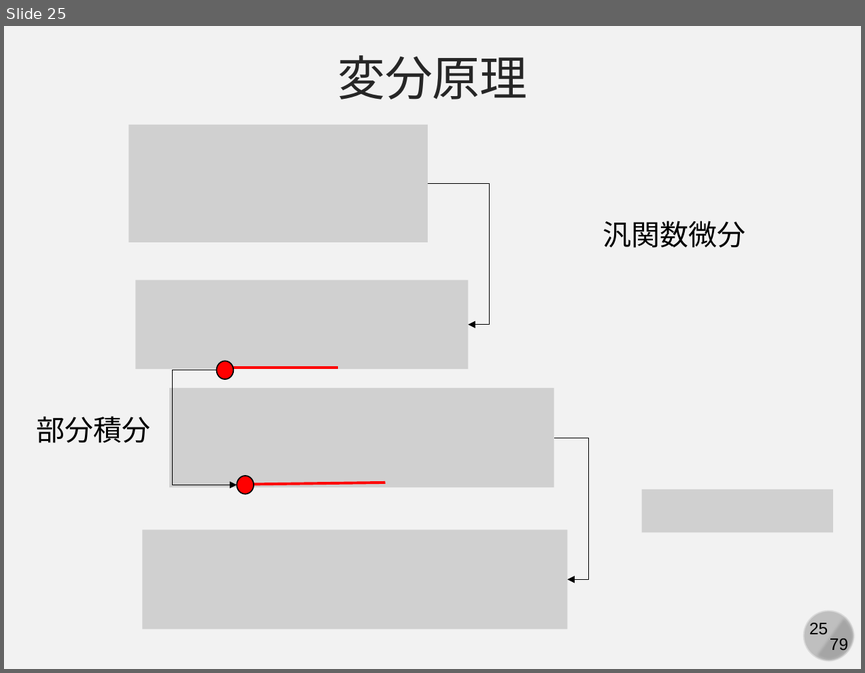
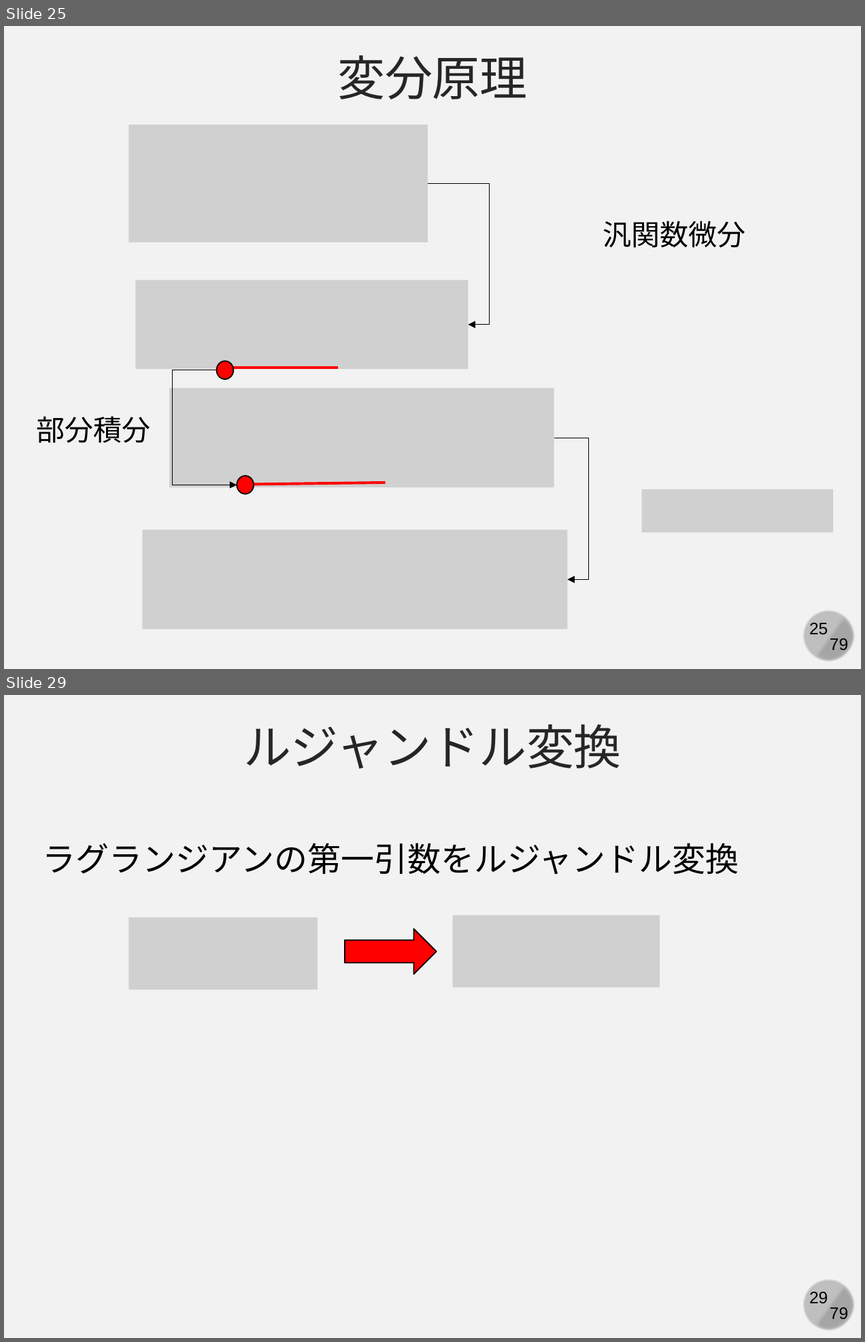
Before and after one commit to kaityo256/simulation_engineering, a slide deck: 05_md_basic/simulation05.pptx. Shown one above the other, each under a label of ours: slide 25 before the commit, slides 25 and 29 after it; the slides between them are not shown. The pictures are 865x673 and 865x1342 pixels, drawn with LibreOffice and Linux fonts; fonts in the diff are those of the drawing; grey boxes stand for pictures. Boxes give left, top, right and bottom in pixels: in the first picture for what was removed or moved away, otherwise in the second. Text is boxed around its words. In the diff, an @@ line names an element or a change of style, - is before the commit and + after.

```diff
--- a/05_md_basic/simulation05.pptx
+++ b/05_md_basic/simulation05.pptx
@@ slide 29 added at box(4, 695, 861, 1338), background #F2F2F2; not listed: 4 template elements that a slide beside it also shows @@
@@ text added at box(243, 724, 621, 768), 40 pt, text #262626 @@
+ルジャンドル変換
@@ text added at box(43, 843, 738, 875), 28 pt, text #000000 @@
+ラグランジアンの第一引数をルジャンドル変換
@@ picture added at box(129, 917, 317, 989) @@
@@ picture added at box(453, 915, 660, 987) @@
@@ right arrow added at box(345, 929, 436, 974), fill #FF0000, outline #000000 1 pt @@
```
Also in this commit, not shown: 3 slides changed, 1 other slide added.
